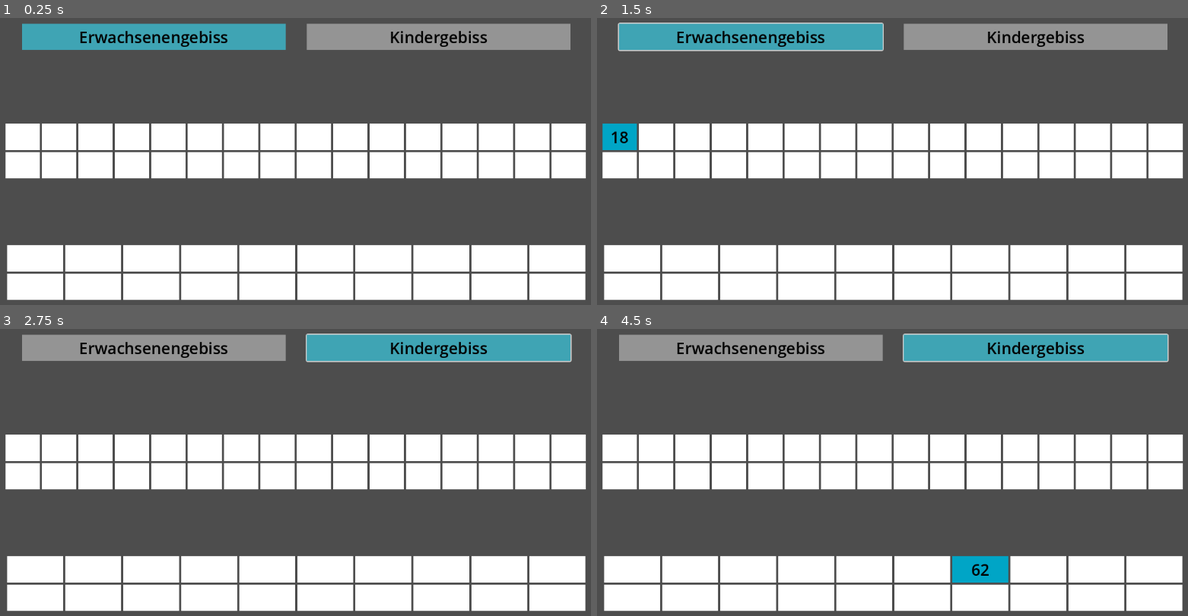
Above: before the commit, frames 1-4 (two rows, left to right).
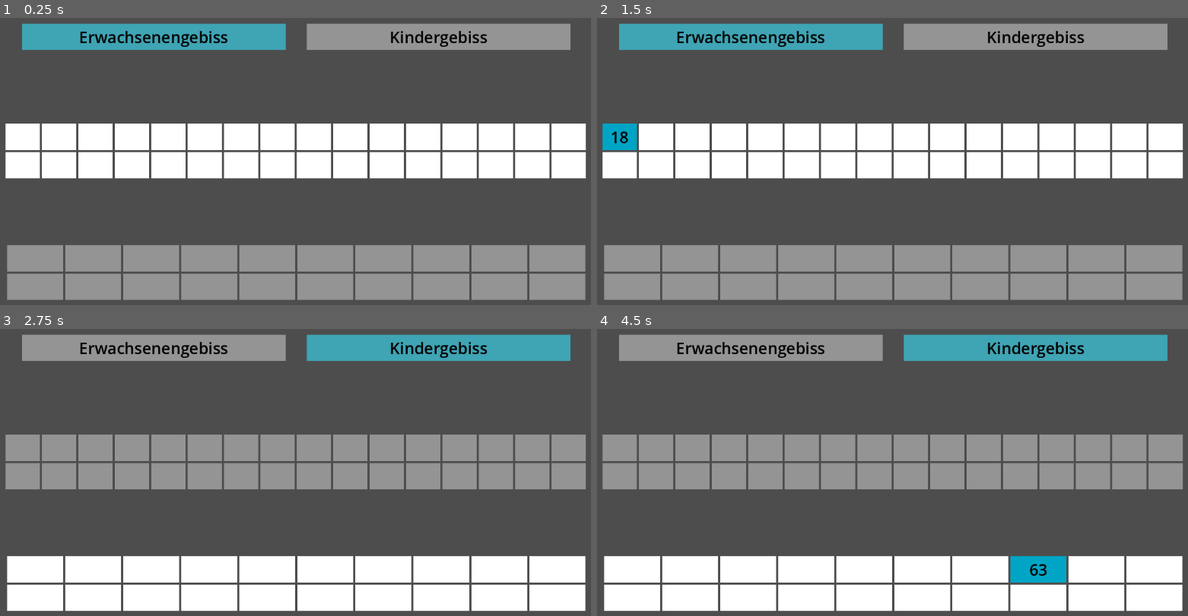
Above: after the commit, the same moments.

Repository: marcelkny/zfa-lernhilfe
Game: Godot game, scene res://main.tscn
Two runs of this game, one before a commit and one after it. Both use one fixed random seed, a clock stepped at 60 frames per second and the inputs below.
Inputs (mouse positions are in pixels of both pictures, inside the frame that each line leads up to):
- Up to frame 1 (0.25 s): no input
- Up to frame 2 (1.5 s): click (620, 135) at 0.52 s; click (750, 38) at 1.25 s
- Up to frame 3 (2.75 s): click (437, 349) at 2 s
- Up to frame 4 (4.5 s): tap Enter at 2.75 s; hold Right (ui_right) 2.78-3.53 s; tap Space (jump) at 2.85, 3.02, 3.32, 3.6, 3.77, 4.07, 4.35 s; hold Left (ui_left) 3.53-4.28 s; hold Right (ui_right) from 4.28 s (still down)

The runs differ from the first frame. In frame 1, 18% of the frame differs, in the area x 1-100%, y 79-99%; in frame 2, 18%; in frame 3, 18%; in frame 4, 20%, in the area x 0-100%, y 1-89%.

Commit message:
added color variation to better distinguish active and inactive kinds of mouth from each other

Diff:
--- a/main.tscn
+++ b/main.tscn
@@ -8,9 +8,17 @@
 [ext_resource type="Script" uid="uid://lyc8rfos1dum" path="res://scripts/tooth-child.gd" id="6_7mycd"]
 [ext_resource type="Script" uid="uid://bdlfthmld685w" path="res://scripts/button_choose_mouth.gd" id="7_272bh"]
 
+[sub_resource type="StyleBoxEmpty" id="StyleBoxEmpty_272bh"]
+
+[sub_resource type="StyleBoxEmpty" id="StyleBoxEmpty_5vw27"]
+
 [sub_resource type="LabelSettings" id="LabelSettings_7mycd"]
 font_size = 30
 font_color = Color(0, 0, 0, 1)
+
+[sub_resource type="StyleBoxEmpty" id="StyleBoxEmpty_kek77"]
+
+[sub_resource type="StyleBoxEmpty" id="StyleBoxEmpty_4c57u"]
 
 [node name="main" type="Node2D"]
 
@@ -322,6 +330,8 @@
 custom_minimum_size = Vector2(500, 50)
 offset_right = 65.0
 offset_bottom = 50.0
+theme_override_styles/focus = SubResource("StyleBoxEmpty_272bh")
+theme_override_styles/pressed = SubResource("StyleBoxEmpty_5vw27")
 script = ExtResource("7_272bh")
 mouth_button_name = "adult"
 
@@ -349,6 +359,8 @@
 custom_minimum_size = Vector2(500, 50)
 offset_right = 65.0
 offset_bottom = 50.0
+theme_override_styles/focus = SubResource("StyleBoxEmpty_kek77")
+theme_override_styles/pressed = SubResource("StyleBoxEmpty_4c57u")
 script = ExtResource("7_272bh")
 mouth_button_name = "child"
 
--- a/scripts/global/zahnmanager.gd
+++ b/scripts/global/zahnmanager.gd
@@ -1,6 +1,7 @@
 extends Node
-@onready var default_color = "#ffffff"
-@onready var select_color = "#00a5c6"
+var default_color = "#ffffff"
+var select_color = "#00a5c6"
+var color_inactive = "949494"
 
 @onready var teeth = Array()
 @onready var selected_tooth: String
@@ -40,6 +41,16 @@
 		num = 0
 	selected_tooth = teeth[num]
 
+func set_last_tooth_active():
+	var num = 0
+	for y in range(teeth.size()):
+		if teeth[y] == selected_tooth:
+			num = y-1
+	if num < 0:
+		num = teeth.size() -1
+	print(num)
+	selected_tooth = teeth[num]
+
 func set_default_colors():
 	var all_teeth = teeth
 	print(all_teeth)
@@ -65,6 +76,16 @@
 		num = 0
 	child_selected_tooth = child_teeth[num]
 
+func set_last_child_tooth_active():
+	var num = 0
+	for y in range(child_teeth.size()):
+		if child_teeth[y] == child_selected_tooth:
+			num = y-1
+	if num < 0:
+		num = child_teeth.size() -1
+	print(num)
+	child_selected_tooth = child_teeth[num]
+
 func set_child_default_colors():
 	var all_teeth = child_teeth
 	print(all_teeth)
--- a/scripts/head.gd
+++ b/scripts/head.gd
@@ -2,12 +2,17 @@
 
 
 func _physics_process(_delta: float) -> void:
-	if Input.is_action_just_pressed("jump"):
-		var selected_mouth = Zahnmanager.selected_mouth
+	var selected_mouth = Zahnmanager.selected_mouth
+	if Input.is_action_just_pressed("jump") or Input.is_action_just_pressed("ui_right"):
 		if selected_mouth == "adult":
 			Zahnmanager.set_next_tooth_active()
 		else:
 			Zahnmanager.set_next_child_tooth_active()
+	elif Input.is_action_just_pressed("ui_left"):
+		if selected_mouth == "adult":
+			Zahnmanager.set_last_tooth_active()
+		else:
+			Zahnmanager.set_last_child_tooth_active()
 
 
 func _on_button_mouth_child_pressed() -> void:
--- a/scripts/tooth-child.gd
+++ b/scripts/tooth-child.gd
@@ -11,7 +11,10 @@
 
 	if Zahnmanager.child_selected_tooth != self.name:
 		label.hide()
-		colorRect.color = Zahnmanager.default_color
+		if Zahnmanager.selected_mouth != "child":
+			colorRect.color = Zahnmanager.color_inactive
+		else:
+			colorRect.color = Zahnmanager.default_color
 	else:
 		label.show()
 		colorRect.color = Zahnmanager.select_color
--- a/scripts/tooth.gd
+++ b/scripts/tooth.gd
@@ -11,7 +11,10 @@
 
 	if Zahnmanager.selected_tooth != self.name:
 		label.hide()
-		colorRect.color = Zahnmanager.default_color
+		if Zahnmanager.selected_mouth != "adult":
+			colorRect.color = Zahnmanager.color_inactive
+		else:
+			colorRect.color = Zahnmanager.default_color
 	else:
 		label.show()
 		colorRect.color = Zahnmanager.select_color
--- a/tooth-child.tscn
+++ b/tooth-child.tscn
@@ -1,6 +1,10 @@
-[gd_scene load_steps=3 format=3 uid="uid://kk2tuw7k6huv"]
+[gd_scene load_steps=5 format=3 uid="uid://kk2tuw7k6huv"]
 
 [ext_resource type="Script" uid="uid://bvml3lk0p460q" path="res://scripts/tooth.gd" id="1_4l2qp"]
+
+[sub_resource type="StyleBoxEmpty" id="StyleBoxEmpty_4l2qp"]
+
+[sub_resource type="StyleBoxEmpty" id="StyleBoxEmpty_l4bal"]
 
 [sub_resource type="LabelSettings" id="LabelSettings_b25so"]
 font_size = 30
@@ -21,6 +25,8 @@
 layout_mode = 0
 offset_right = 65.0
 offset_bottom = 50.0
+theme_override_styles/focus = SubResource("StyleBoxEmpty_4l2qp")
+theme_override_styles/pressed = SubResource("StyleBoxEmpty_l4bal")
 
 [node name="ColorRect" type="ColorRect" parent="."]
 custom_minimum_size = Vector2(106, 50)
--- a/tooth.tscn
+++ b/tooth.tscn
@@ -1,6 +1,10 @@
-[gd_scene load_steps=3 format=3 uid="uid://dfgbv0eopynd6"]
+[gd_scene load_steps=5 format=3 uid="uid://dfgbv0eopynd6"]
 
 [ext_resource type="Script" uid="uid://bvml3lk0p460q" path="res://scripts/tooth.gd" id="1_b25so"]
+
+[sub_resource type="StyleBoxEmpty" id="StyleBoxEmpty_b25so"]
+
+[sub_resource type="StyleBoxEmpty" id="StyleBoxEmpty_im520"]
 
 [sub_resource type="LabelSettings" id="LabelSettings_b25so"]
 font_size = 30
@@ -20,6 +24,8 @@
 layout_mode = 0
 offset_right = 65.0
 offset_bottom = 50.0
+theme_override_styles/focus = SubResource("StyleBoxEmpty_b25so")
+theme_override_styles/pressed = SubResource("StyleBoxEmpty_im520")
 
 [node name="ColorRect" type="ColorRect" parent="."]
 custom_minimum_size = Vector2(65, 50)
Not shown: 1 places in main.tscn that only renumber resources
Not shown, changed: export/win/Zahnzeugs.exe
